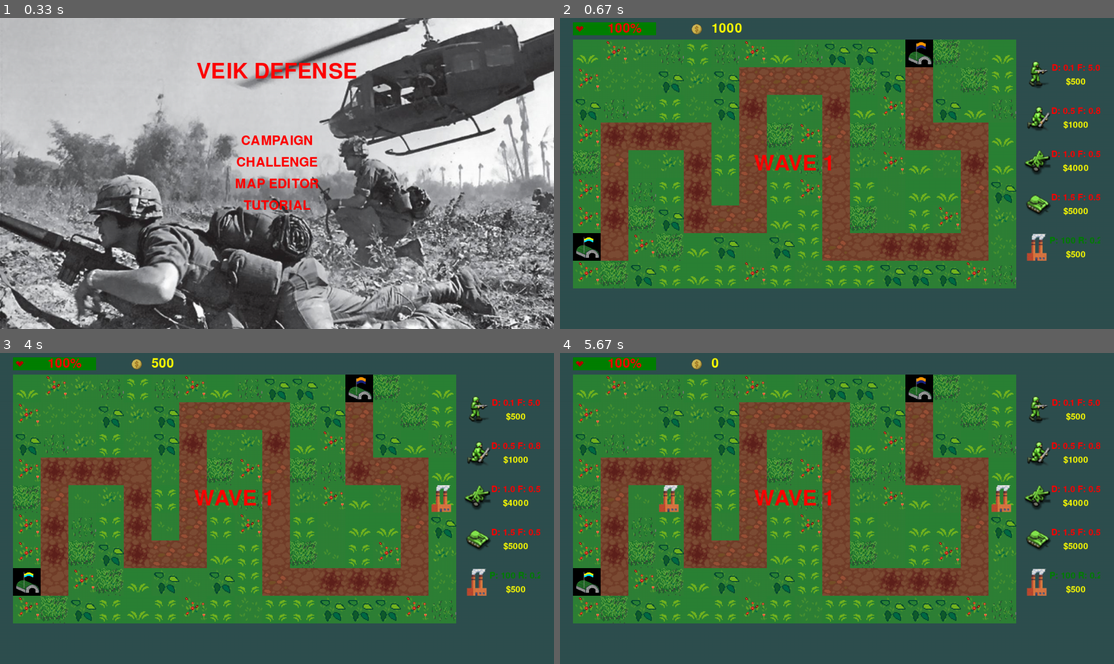
Above: before the commit, frames 1-4 (two rows, left to right).
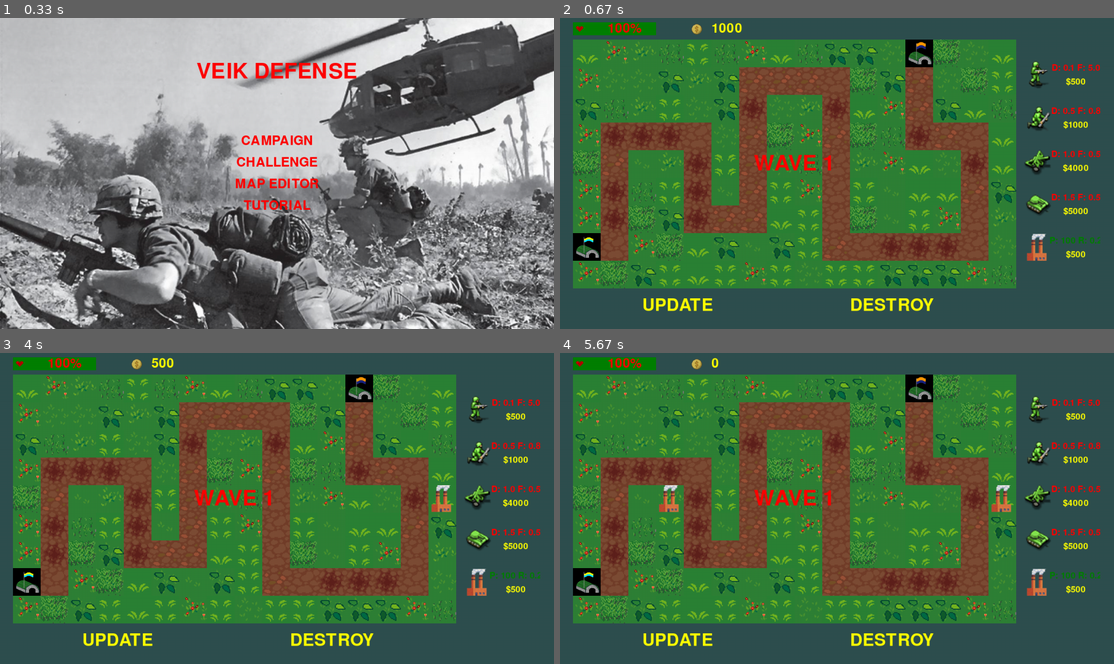
Above: after the commit, the same moments.

Repository: Eric-Guerra-Ribeiro/veik-defense
Game: pygame game, started from main.py
Two runs of this game, one before a commit and one after it. Both use one fixed random seed, a clock stepped at 60 frames per second and the inputs below.
Inputs (mouse positions are in pixels of both pictures, inside the frame that each line leads up to):
- Up to frame 1 (0.33 s): no input
- Up to frame 2 (0.67 s): click (837, 173) at 0.38 s
- Up to frame 3 (4 s): click (277, 530) at 0.72 s; click (337, 645) at 2.05 s; click (282, 539) at 2.38 s; click (337, 645) at 3.22 s; click (470, 589) at 3.55 s; click (448, 502) at 3.88 s
- Up to frame 4 (5.67 s): tap Space at 4.17, 4.57, 4.87 s; click (859, 496) at 5.05 s; click (676, 489) at 5.38 s

Frame 1 is identical in both runs. In frame 2, 0.6% of the frame differs, in the area x 15-68%, y 90-95%; in frame 3, 0.6%; in frame 4, 0.6%.

Commit message:
adding UPDATE and DESTROY buttons

Diff:
--- a/art.py
+++ b/art.py
@@ -1,3 +1,4 @@
+from pickle import TRUE
 import pygame
 import random
 
@@ -256,6 +257,12 @@
     pygame.mixer.music.play(-1)
     return backgroundmusic
 
+def create_text_box(text):
+    img = pygame.Surface((3.5 * pgc.GRID_SIZE, pgc.GRID_SIZE), pygame.SRCALPHA)
+    regular_font = pygame.font.Font('freesansbold.ttf', 40)
+    txt = regular_font.render(text, TRUE, pgc.YELLOW)
+    img.blit(txt, (0,0))
+    return img
 
 def create_surface(type, cls):
     """
--- a/battlefieldmap.py
+++ b/battlefieldmap.py
@@ -98,3 +98,11 @@
         for x in range(row, row + n):
             for y in range(column, column + n):
                 self.is_cell_empty[x][y] = False
+
+    def desocupy_cells_square(self, row, column, n):
+        """
+        Makes so the cells in the square of size n are empty.
+        """
+        for x in range(row, row + n):
+            for y in range(column, column + n):
+                self.is_cell_empty[x][y] = True
--- a/gamecontroller.py
+++ b/gamecontroller.py
@@ -22,6 +22,8 @@
         self.towers = []
         self.resource_factories = []
         self.selected_tower = None
+        self.updating = False
+        self.deleting = False
         self.resources = BASE_RESOURCE
         self._game_state = enums.GameState.MENU
         self.waves = None
@@ -103,6 +105,9 @@
     def ocupy_cells(self, map_cell, n):
         self.bf_map.ocupy_cells_square(*map_cell, n)
 
+    def desocupy_cells(self, map_cell, n):
+        self.bf_map.desocupy_cells_square(*map_cell, n)
+
     def pause(self):
         """
         Pause the game
--- a/inputs.py
+++ b/inputs.py
@@ -1,7 +1,7 @@
 import collections
 
 import pygame
-from art import create_surface
+from art import create_surface, create_text_box
 
 import enums
 from tower import AntiTankLvl1, CannonLvl1, MachineGunLvl1, MissileLvl1
@@ -85,6 +85,7 @@
         self.game = game
         self.boards = {
             enums.GameState.PLAYING : [
+                Board(pgc.MAP_CORNER_POS, (gc.MAP_WIDTH, gc.MAP_HEIGHT), pgc.GRID_SIZE, utils.delete_tower, self.game),
                 Board(pgc.MAP_CORNER_POS, (gc.MAP_WIDTH, gc.MAP_HEIGHT), pgc.GRID_SIZE, utils.update_tower, self.game),
                 Board(pgc.MAP_CORNER_POS, (gc.MAP_WIDTH, gc.MAP_HEIGHT), pgc.GRID_SIZE, utils.update_factory, self.game),
                 Board(pgc.MAP_CORNER_POS, (gc.MAP_WIDTH, gc.MAP_HEIGHT), pgc.GRID_SIZE, utils.add_tower, self.game)
@@ -123,7 +124,11 @@
                 Button((pgc.WINDOW_WIDTH - 3.25 * pgc.GRID_SIZE,400), (2.75*pgc.GRID_SIZE, pgc.GRID_SIZE), create_surface(enums.Tower.ANTI_TANK_LVL1, AntiTankLvl1),
                        lambda _game: utils.select_tower(_game, enums.Tower.ANTI_TANK_LVL1), game),
                 Button((pgc.WINDOW_WIDTH - 3.25 * pgc.GRID_SIZE,500), (2.75*pgc.GRID_SIZE, pgc.GRID_SIZE), create_surface(enums.ResourceFactory.COAL_FACTORY, CoalFactory),
-                       lambda _game: utils.select_tower(_game, enums.ResourceFactory.COAL_FACTORY), game)
+                       lambda _game: utils.select_tower(_game, enums.ResourceFactory.COAL_FACTORY), game),
+                Button((pgc.MAP_CORNER_POS[0] + 2.5 * pgc.GRID_SIZE, pgc.MAP_CORNER_POS[1] + pgc.GRID_SIZE*gc.MAP_HEIGHT + 20), (3.5*pgc.GRID_SIZE, pgc.GRID_SIZE), create_text_box('UPDATE'),
+                       lambda _game: utils.select_update(_game), game),
+                Button((pgc.MAP_CORNER_POS[0] +  10 * pgc.GRID_SIZE,pgc.MAP_CORNER_POS[1] + pgc.GRID_SIZE*gc.MAP_HEIGHT + 20), (3.5*pgc.GRID_SIZE, pgc.GRID_SIZE), create_text_box('DESTROY'),
+                       lambda _game: utils.select_deleting(_game), game)
             ]
         }
 
--- a/resourceFactory.py
+++ b/resourceFactory.py
@@ -56,6 +56,7 @@
     Nuclear Plant resource generation: update of Coal Factory.
     """
 
+    price = 6 * gc.BASE_PRICE
     production_profit = 3 * gc.BASE_PRODUCTION_PROFIT
     production_rate = gc.BASE_PRODUCTION_RATE
 
--- a/tower.py
+++ b/tower.py
@@ -79,6 +79,8 @@
     Machine gun defense tower Level 2.
     """
 
+    price = 2*gc.BASE_PRICE
+
     def __init__(self, bf_map, pos):
         super().__init__(bf_map, pos)
         self.pos = pos
@@ -94,6 +96,8 @@
     """
     Machine gun defense tower Level 3.
     """
+
+    price = 5*gc.BASE_PRICE
 
     def __init__(self, bf_map, pos):
         super().__init__(bf_map, pos)
@@ -127,6 +131,8 @@
     Rocket Launcher defense tower Level 2.
     """
 
+    price = 4*gc.BASE_PRICE
+
     def __init__(self, bf_map, pos):
         super().__init__(bf_map, pos)
         self.pos = pos
@@ -141,6 +147,8 @@
     """
     Rocket Launcher defense tower Level 2.
     """
+
+    price = 10*gc.BASE_PRICE
 
     def __init__(self, bf_map, pos):
         super().__init__(bf_map, pos)
@@ -172,6 +180,8 @@
     """
     Armored defense tower.
     """
+
+    price = 20*gc.BASE_PRICE
 
     def __init__(self, bf_map, pos):
         super().__init__(bf_map, pos)
@@ -210,6 +220,8 @@
     Air force defense tower.
     """
 
+    price = 16*gc.BASE_PRICE
+
     def __init__(self, bf_map, pos):
         super().__init__(bf_map, pos)
         self.pos = pos
--- a/utils.py
+++ b/utils.py
@@ -56,7 +56,11 @@
             game.decrease_resources(resourceFactory.CoalFactory.price)
 
 def update_tower(map_cell, game):
-    "Updates a tower in map"
+    """
+    Updates a tower in map
+    """
+    if not game.updating:
+        return
     if not game.are_cells_empty(map_cell, 1):
         for index, curr_tower in enumerate(game.towers):
             if curr_tower.pos == map_cell and game.resources >= curr_tower.update_price:
@@ -75,10 +79,14 @@
                     game.towers[index] = tower.MissileLvl2(game.bf_map, map_cell)
 
                 game.decrease_resources(price)
-                break
+                return
 
 def update_factory(map_cell, game):
-    "Updates a factory in map"
+    """
+    Updates a factory in map
+    """
+    if not game.updating:
+        return
     if not game.are_cells_empty(map_cell, 1):
         for index, curr_factory in enumerate(game.resource_factories):
             if curr_factory.pos == map_cell and game.resources >= curr_factory.update_price:
@@ -87,7 +95,28 @@
                     game.resource_factories[index] = resourceFactory.NuclearPlant(game.bf_map, map_cell)
 
                 game.decrease_resources(price)
-                break
+                return
+
+def delete_tower(map_cell, game):
+    """
+    Destroys a tower or factory in map
+    """
+    if not game.deleting:
+        return
+    if not game.are_cells_empty(map_cell, 1):
+        for index, curr_tower in enumerate(game.towers):
+            if curr_tower.pos == map_cell:
+                game.towers.pop(index)
+                game.desocupy_cells(map_cell, 1)
+                game.increase_resources(curr_tower.price / 2)
+                return
+        for index, curr_factory in enumerate(game.resource_factories):
+            if curr_factory.pos == map_cell:
+                game.resource_factories.pop(index)
+                game.desocupy_cells(map_cell, 1)
+                game.increase_resources(curr_factory.price / 2)
+                return
+
 
 def select_tower(game, tower):
     """
@@ -97,6 +126,30 @@
         game.selected_tower = None
     else:
         game.selected_tower = tower
+        game.updating = False
+        game.deleting = False
+
+def select_update(game):
+    """
+    Changes updating state
+    """
+    if game.updating:
+        game.updating = False
+    else:
+        game.updating = True
+        game.deleting = False
+        game.selected_tower = None
+
+def select_deleting(game):
+    """
+    Changes deleting state
+    """
+    if game.deleting:
+        game.deleting = False
+    else:
+        game.deleting = True
+        game.updating = False
+        game.selected_tower = None
 
 
 def begin_campaign(game):
